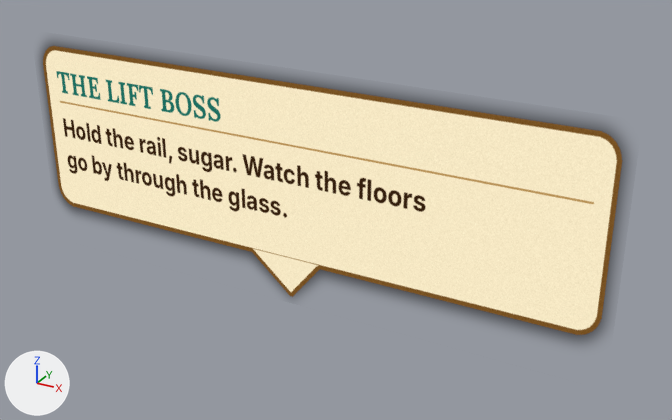
What one commit did to the glTF model sb_operator_t3.glb.
The view is the same before and after, from a 50 mm lens placed at (1.8, -2.88, 1.41), pointed at (0.18, 0.06, -0.07). Arrows for +X, +Y and +Z are at lower left; the lights stay in place. The first picture is the older version. Vertices at exactly the same position are counted once.

The first picture shows 'spire'.
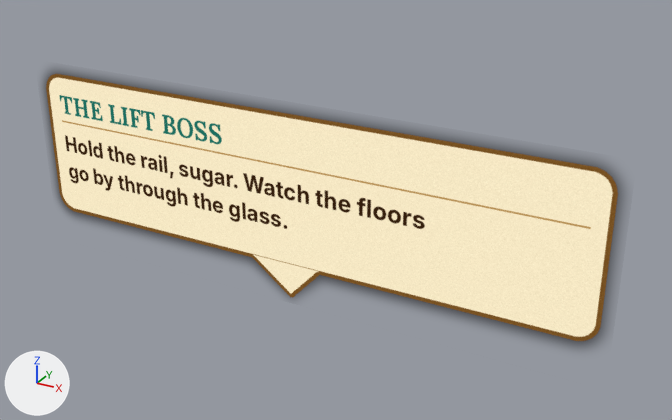
The newer file is also rescaled (x1.149), turned or shifted as a whole; pictures and numbers use the older file's frame.

Boxes (x1, y1, x2, y2) around the edits, measured in the pictures (672 x 420 px):
'spire', reshaped (8% shorter): before (42, 44, 625, 340); after (45, 72, 620, 345)

The change, as a list of edits to the scene's bpy script:
```text
Change me_spire:
    used by ob_spire; location = (0.0, 0.0, 0.0)
    remove me_spire.from_pydata(...)  # 4 vertices, 2 faces; spans x -1.3..1.3, y 0.0, z -0.5..0.5
    add me_spire.from_pydata(...)  # 4 vertices, 2 faces; spans x -1.3..1.3, y 0.0, z -0.5..0.37
    me_spire part 1
    me_spire.vertices[2].co: (1.3, 0.0, 0.5) -> (1.3, 0.0, 0.37)
    me_spire.vertices[3].co: (-1.3, 0.0, 0.5) -> (-1.3, 0.0, 0.37)
```
